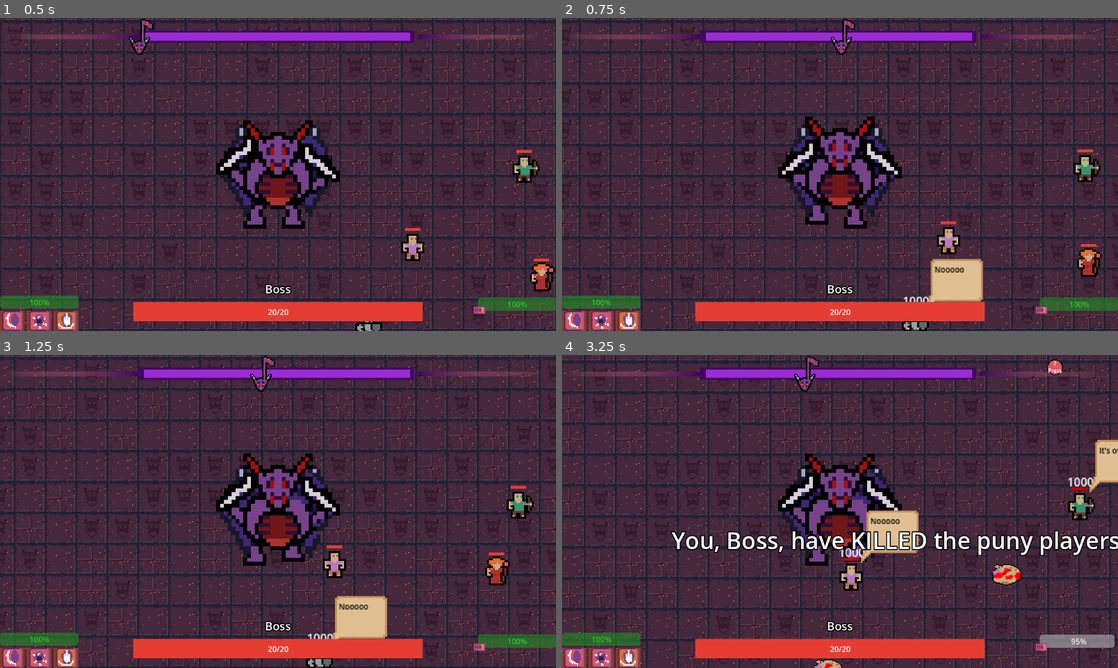
Above: before the commit, frames 1-4 (two rows, left to right).
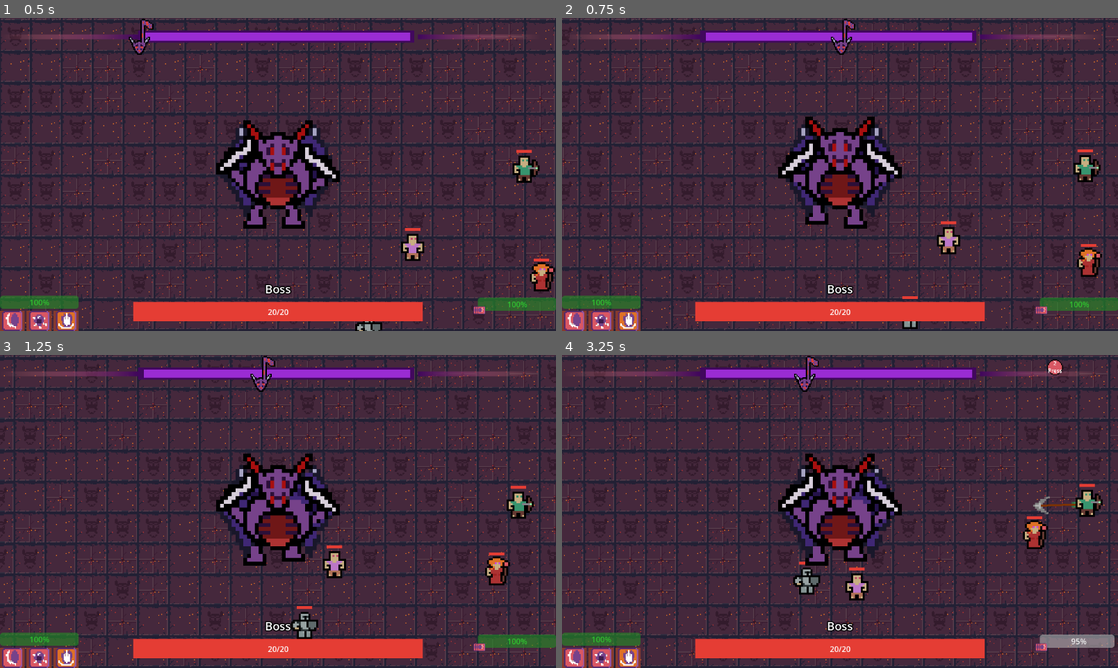
Above: after the commit, the same moments.

Repository: DevFTB/GMTK2023
Game: Godot game, scene res://main.tscn
Two runs of this game, one before a commit and one after it. Both use one fixed random seed, a clock stepped at 60 frames per second and the inputs below.
Inputs (mouse positions are in pixels of both pictures, inside the frame that each line leads up to):
- Up to frame 1 (0.5 s): no input
- Up to frame 2 (0.75 s): tap Enter at 0.5 s; move the mouse to (962, 158) at 0.52 s; press the mouse at (962, 158) at 0.53 s; hold D (move_right) from 0.53 s (still down)
- Up to frame 3 (1.25 s): keep holding D (move_right)
- Up to frame 4 (3.25 s): release D (move_right) at 1.25 s; release the mouse at (962, 495) at 1.25 s; drag from (728, 527) to (812, 574) at 1.27 s; move the mouse to (895, 442) at 2.02 s; hold D (move_right) 2.03-2.75 s; hold E (activate_combo_2) 2.03-2.75 s; click (895, 442) at 2.3 s; drag from (812, 574) to (673, 464) at 2.77 s

Frame 1 is identical in both runs. In frame 2, 1.5% of the frame differs, in the area x 61-76%, y 76-100%; in frame 3, 1.8%; in frame 4, 24%, in the area x 0-100%, y 0-100%.
Error in both runs: Invalid call. Nonexistent function 'angle' in base 'Nil'. (res://entities/boss/Boss.gd:52)

Commit message:
hit visuals and better dash

Diff:
--- a/entities/boss/Boss.gd
+++ b/entities/boss/Boss.gd
@@ -35,7 +35,7 @@
 	boss_name_changed.emit(boss_name)
 	boss_health_changed.emit(health, max_health, 0)
 
-func _process(delta):
+func _process(_delta):
 	velocity = movement_dir * movement_speed
 	move_and_slide()
 
@@ -101,10 +101,15 @@
 
 
 func teleport(movement_vector: Vector2, duration = 0.3):
-	#var tween = get_tree().create_tween()
-	#tween.tween_property(self, "position", position + movement_vector, duration)
-	var collision = move_and_collide(movement_vector)
+
+
+	var collision = move_and_collide(movement_vector, true)
+	var tween = get_tree().create_tween()
 	if collision:
+
+		tween.tween_property(self, "position", collision.get_position(), duration)
+
+
 		var collider = collision.get_collider()
 		var space_state = get_world_2d().direct_space_state
 
@@ -126,7 +131,8 @@
 			if hit_collider.is_in_group("player"):
 				print(hit_collider)
 				collider.apply_knockback(20*32, collision.get_travel().normalized())
-
+	else:
+		tween.tween_property(self, "position", position + movement_vector, duration)
 #	if collider != null and collider.is_in_group("player"):
 #		collider.apply_knockback(20*32, collision.get_travel().normalized())
 
--- a/entities/boss/action/BossAction.gd
+++ b/entities/boss/action/BossAction.gd
@@ -51,5 +51,5 @@
 	if level < max_level:
 		level += 1
 
-func do_effect(boss: Boss, direction: Vector2):
+func do_effect(_boss: Boss, _direction: Vector2):
 	pass
--- a/entities/boss/action/BossActionInstance.gd
+++ b/entities/boss/action/BossActionInstance.gd
@@ -33,6 +33,6 @@
 
 func disable_hitboxes():
 	for c in $Hitboxes.get_children():
-		c.monitoring = false
+		c.disable()
 
 	pass # Replace with function body.
--- a/entities/boss/action/charge/boss_action_charge_scene.tscn
+++ b/entities/boss/action/charge/boss_action_charge_scene.tscn
@@ -31,6 +31,11 @@
 position = Vector2(45, -1)
 shape = SubResource("CapsuleShape2D_ye3yq")
 
+[node name="HitboxVisual" type="Polygon2D" parent="Hitboxes/Hitbox"]
+z_index = -1
+color = Color(0.819608, 0.360784, 0.239216, 0.462745)
+polygon = PackedVector2Array(42, -89, 19, -80, 3, -65, -5, -45, -2, 39, 2, 59, 12, 74, 29, 81, 40, 86, 67, 81, 80, 68, 91, 48, 91, -50, 77, -80, 58, -87)
+
 [node name="AnimationPlayer" type="AnimationPlayer" parent="."]
 libraries = {
 "": SubResource("AnimationLibrary_ltvjg")
--- a/entities/boss/action/combustion/boss_action_combustion_scene.tscn
+++ b/entities/boss/action/combustion/boss_action_combustion_scene.tscn
@@ -25,6 +25,7 @@
 }
 
 [node name="BossActionCombustion" type="Node2D"]
+z_index = -1
 script = ExtResource("1_cycn1")
 hit_duration = 2.5
 slow_duration = 3.0
--- a/entities/boss/action/dash/boss_action_dash_scene.tscn
+++ b/entities/boss/action/dash/boss_action_dash_scene.tscn
@@ -1,10 +1,6 @@
-[gd_scene load_steps=6 format=3 uid="uid://cet6xiw7xsjp3"]
+[gd_scene load_steps=4 format=3 uid="uid://cet6xiw7xsjp3"]
 
 [ext_resource type="Script" path="res://entities/boss/action/BossActionInstance.gd" id="1_mc6fe"]
-[ext_resource type="Script" path="res://entities/boss/action/swipe/DamageComponent.gd" id="2_7lvhh"]
-
-[sub_resource type="CircleShape2D" id="CircleShape2D_x308v"]
-radius = 60.208
 
 [sub_resource type="Animation" id="Animation_7l2vn"]
 resource_name = "hit"
@@ -15,22 +11,15 @@
 }
 
 [node name="BossActionDash" type="Node2D"]
+z_index = -1
 position = Vector2(373, -1)
 script = ExtResource("1_mc6fe")
 
 [node name="Hitboxes" type="Node2D" parent="."]
-
-[node name="Hitbox" type="Area2D" parent="Hitboxes"]
-collision_layer = 4
-collision_mask = 8
-script = ExtResource("2_7lvhh")
-
-[node name="CollisionShape2D" type="CollisionShape2D" parent="Hitboxes/Hitbox"]
-shape = SubResource("CircleShape2D_x308v")
+show_behind_parent = true
+z_index = -1
 
 [node name="AnimationPlayer" type="AnimationPlayer" parent="."]
 libraries = {
 "": SubResource("AnimationLibrary_p10xm")
 }
-
-[connection signal="body_entered" from="Hitboxes/Hitbox" to="Hitboxes/Hitbox" method="_on_body_entered"]
--- /dev/null
+++ b/entities/boss/action/roar/CirclePolygon2D.gd
@@ -0,0 +1,18 @@
+extends Polygon2D
+
+@export var number_of_sides: int = 30
+@export var radius: float = 1.0
+
+func _ready():
+	polygon = generate_circle_polygon(radius, number_of_sides, Vector2.ZERO)
+
+func generate_circle_polygon(radius: float, num_sides: int, position: Vector2) -> PackedVector2Array:
+	var angle_delta: float = (PI * 2) / num_sides
+	var vector: Vector2 = Vector2(radius, 0)
+	var polygon: PackedVector2Array
+
+	for _i in num_sides:
+		polygon.append(vector + position)
+		vector = vector.rotated(angle_delta)
+
+	return polygon
--- a/entities/boss/action/roar/boss_action_roar_scene.tscn
+++ b/entities/boss/action/roar/boss_action_roar_scene.tscn
@@ -1,10 +1,11 @@
-[gd_scene load_steps=10 format=3 uid="uid://74nnccfg2ajn"]
+[gd_scene load_steps=11 format=3 uid="uid://74nnccfg2ajn"]
 
 [ext_resource type="Script" path="res://entities/boss/action/BossActionInstance.gd" id="1_na6du"]
 [ext_resource type="Script" path="res://entities/boss/action/swipe/DamageComponent.gd" id="2_fmj4d"]
+[ext_resource type="Script" path="res://entities/boss/action/roar/CirclePolygon2D.gd" id="3_gp174"]
 
 [sub_resource type="CircleShape2D" id="CircleShape2D_1raey"]
-radius = 205.139
+radius = 200.0
 
 [sub_resource type="Animation" id="Animation_imdl6"]
 length = 0.001
@@ -86,6 +87,12 @@
 [node name="CollisionShape2D2" type="CollisionShape2D" parent="Hitboxes/Hitbox"]
 shape = SubResource("CircleShape2D_1raey")
 
+[node name="HitboxVisual" type="Polygon2D" parent="Hitboxes/Hitbox/CollisionShape2D2"]
+z_index = -1
+color = Color(0.819608, 0.360784, 0.239216, 0.462745)
+script = ExtResource("3_gp174")
+radius = 200.0
+
 [node name="AnimationPlayer" type="AnimationPlayer" parent="."]
 libraries = {
 "": SubResource("AnimationLibrary_van4r")
--- a/entities/boss/action/slam/boss_action_slam_scene.tscn
+++ b/entities/boss/action/slam/boss_action_slam_scene.tscn
@@ -1,7 +1,8 @@
-[gd_scene load_steps=10 format=3 uid="uid://ch4ee4byeyeaq"]
+[gd_scene load_steps=11 format=3 uid="uid://ch4ee4byeyeaq"]
 
 [ext_resource type="Script" path="res://entities/boss/action/BossActionInstance.gd" id="1_wgehk"]
 [ext_resource type="Script" path="res://entities/boss/action/swipe/DamageComponent.gd" id="2_svrmq"]
+[ext_resource type="Script" path="res://entities/boss/action/roar/CirclePolygon2D.gd" id="3_wjqgj"]
 
 [sub_resource type="CircleShape2D" id="CircleShape2D_x308v"]
 radius = 205.139
@@ -80,6 +81,12 @@
 [node name="CollisionShape2D" type="CollisionShape2D" parent="Hitboxes/Hitbox"]
 shape = SubResource("CircleShape2D_x308v")
 
+[node name="HitboxVisual" type="Polygon2D" parent="Hitboxes/Hitbox"]
+z_index = 1
+color = Color(0.819608, 0.360784, 0.239216, 0.462745)
+script = ExtResource("3_wjqgj")
+radius = 205.0
+
 [node name="AnimationPlayer" type="AnimationPlayer" parent="."]
 libraries = {
 "": SubResource("AnimationLibrary_wvu3n")
--- a/entities/boss/action/swipe/DamageComponent.gd
+++ b/entities/boss/action/swipe/DamageComponent.gd
@@ -11,4 +11,8 @@
 	pass # Replace with function body.
 
 func disable():
-	$CollisionShape2D.set_deferred("disabled", true)
+	monitoring = false
+
+	var hv = get_node_or_null("HitboxVisual")
+	if hv != null:
+		hv.visible = false
--- a/entities/boss/action/swipe/boss_action_swipe_scene.tscn
+++ b/entities/boss/action/swipe/boss_action_swipe_scene.tscn
@@ -95,6 +95,7 @@
 }
 
 [node name="BossActionSwipe" type="Node2D"]
+z_index = -1
 script = ExtResource("1_vb7fg")
 knockback = 16.0
 
@@ -108,6 +109,10 @@
 [node name="CollisionPolygon2D" type="CollisionPolygon2D" parent="Hitboxes/Hitbox"]
 position = Vector2(2, 4)
 polygon = PackedVector2Array(44, -52, 24, -75, 81, -67, 108, -50, 123, -12, 112, 13, 87, 30, 25, 51, 55, 17, 59, -15)
+
+[node name="HitboxVisual" type="Polygon2D" parent="Hitboxes/Hitbox"]
+color = Color(0.819608, 0.360784, 0.239216, 0.462745)
+polygon = PackedVector2Array(44, -52, 24, -75, 81, -67, 108, -50, 125, -8, 114, 17, 88, 35, 27, 55, 55, 17, 59, -15)
 
 [node name="GPUParticles2D" type="GPUParticles2D" parent="."]
 position = Vector2(54, -56)
--- a/entities/boss/boss.tscn
+++ b/entities/boss/boss.tscn
@@ -16,7 +16,7 @@
 height = 110.0
 
 [node name="Boss" type="CharacterBody2D" groups=["boss"]]
-y_sort_enabled = true
+z_index = 2
 position = Vector2(320, 223)
 collision_layer = 2
 collision_mask = 15
--- a/entities/boss/combo/ComboLifecycle.gd
+++ b/entities/boss/combo/ComboLifecycle.gd
@@ -7,7 +7,7 @@
 	signal hit(strength: float)
 	signal failed
 
-	var parent: Node2D
+	var boss: Node2D
 	var action : BossAction
 	# when the animations start playing, for charge attacks, the play must start holding now.
 	var start_beat : int
@@ -18,11 +18,11 @@
 
 	var success_hit = false
 
-	func _init(parent: Node2D, action: BossAction, offset = 0):
-		self.parent  = parent
-		self.action = action
-		start_beat = offset
-		hit_beat = offset + action.amount_of_beats
+	func _init(p_boss: Node2D, p_action: BossAction, p_offset = 0):
+		boss  = p_boss
+		action = p_action
+		start_beat = p_offset
+		hit_beat = p_offset + action.amount_of_beats
 		end_beat = hit_beat + action.amount_of_cooldown_beats
 
 		print("start ", start_beat, " hit: ", hit_beat, " end: ", end_beat)
@@ -57,15 +57,15 @@
 			action_instance.strength = strength
 
 			action_instance.position = position
-			action_instance.rotation = parent.attack_direction.angle()
+			action_instance.rotation = boss.attack_direction.angle()
 			action_instance.action = action
 
-			parent.add_child(action_instance)
+			boss.add_child(action_instance)
 
 		else:
 			print("action ", action.action_name, " with strength ", strength)
 
-		action.do_effect(parent, Vector2.from_angle(parent.attack_direction.angle()))
+		action.do_effect(boss, Vector2.from_angle(boss.attack_direction.angle()))
 		pass
 
 class HoldActionLifecycle:
@@ -114,7 +114,7 @@
 			return start_beat
 		else:
 			return hit_beat
-		pass
+
 
 signal failed
 signal completed
--- a/entities/players/PlayerController.gd
+++ b/entities/players/PlayerController.gd
@@ -260,7 +260,7 @@
 	get_behind_me_phase_allowed_timer = get_behind_me_phase_min_interval
 
 
-# kill random player on click for debugging
-func _input(event: InputEvent):
-	if event.is_action_pressed("rhythm_hit") and len(get_players()) > 0:
-		get_players().pick_random().take_damage(1000)
+## kill random player on click for debugging
+#func _input(event: InputEvent):
+#	if event.is_action_pressed("rhythm_hit") and len(get_players()) > 0:
+#		get_players().pick_random().take_damage(1000)
--- a/scripts/Main.gd
+++ b/scripts/Main.gd
@@ -51,13 +51,6 @@
 func enter_shop():
 	pass
 
-
-
-# Called every frame. 'delta' is the elapsed time since the previous frame.
-func _process(delta):
-	pass
-
-
 func _on_boss_boss_died():
 	level_over("Players")
 
